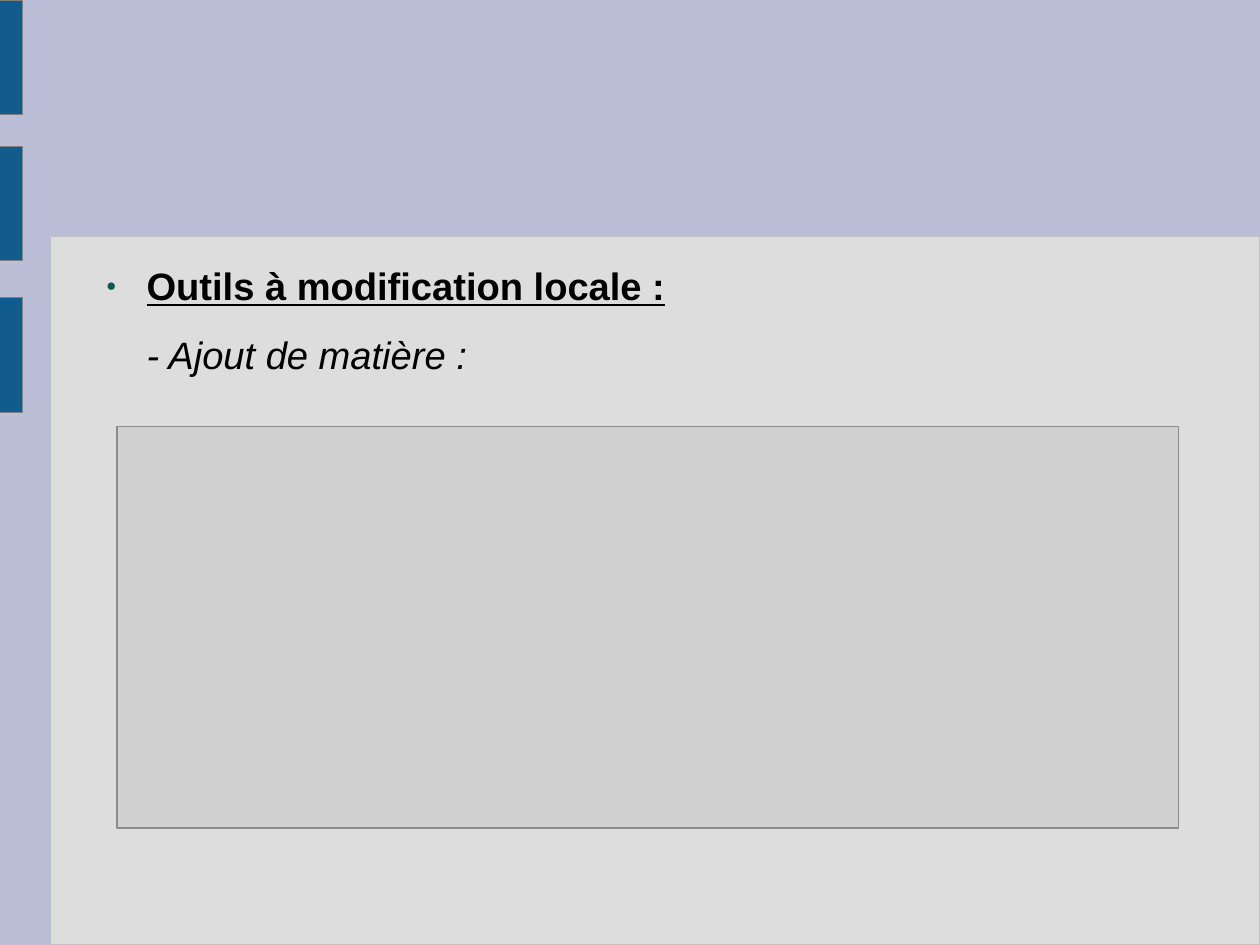
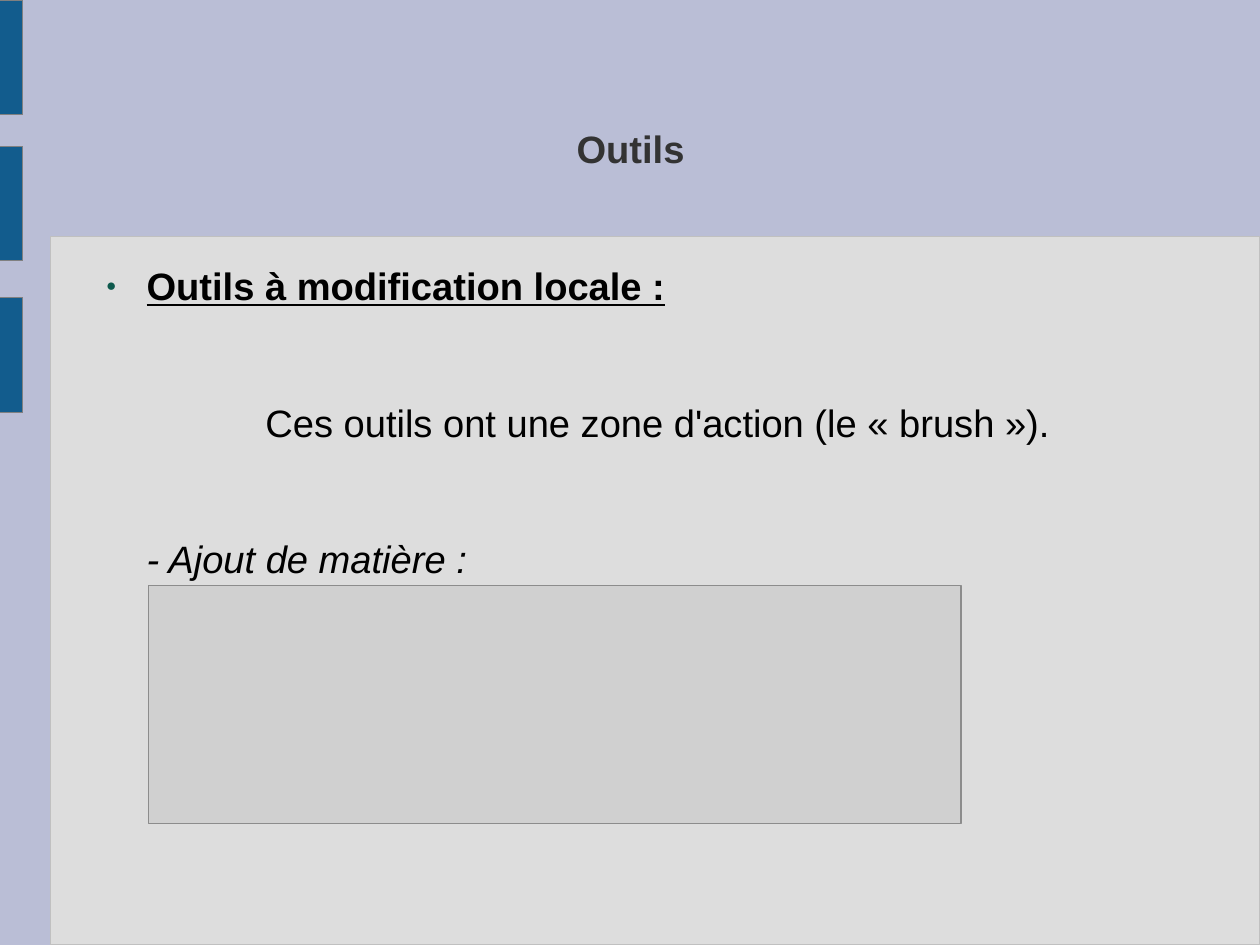
Before and after one commit to slvrgauthier/OpenSculpt, a slide deck: slide 16 of Documentation/Soutenance.odp (slide 18 before the commit). Drawn at 1260x945 pixels with LibreOffice and Linux fonts; fonts in the diff are those of the drawing; grey boxes stand for pictures. Boxes give left, top, right and bottom in pixels: in the first picture for what was removed or moved away, otherwise in the second. Text is boxed around its words. In the diff, an @@ line names an element or a change of style, - is before the commit and + after.

```diff
--- a/Documentation/Soutenance.odp
+++ b/Documentation/Soutenance.odp
@@ title added at (577, 135, 685, 164), 24 pt, text #333333, bold @@
+Outils
@@ text at (265, 409, 994, 445): paragraph added @@
+Ces outils ont une zone d'action (le « brush »).
@@ picture: place and size @@
-picture at (117, 426, 1179, 829)
+picture at (149, 585, 962, 823)
```
Also in this commit, not shown: 5 other slides changed, 3 slides removed, 4 other files.
